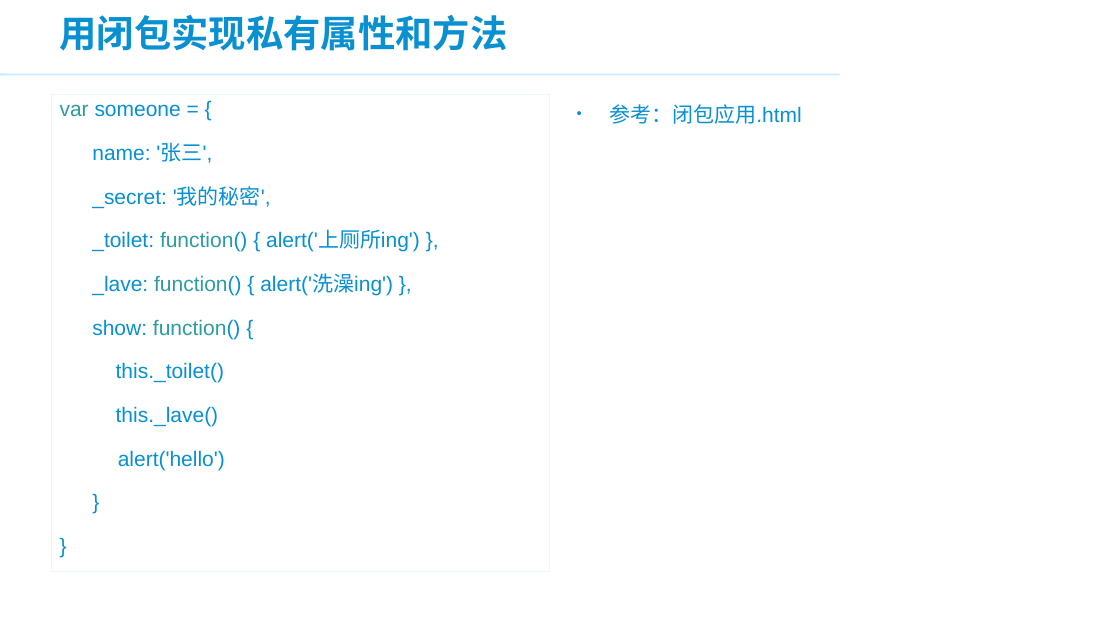
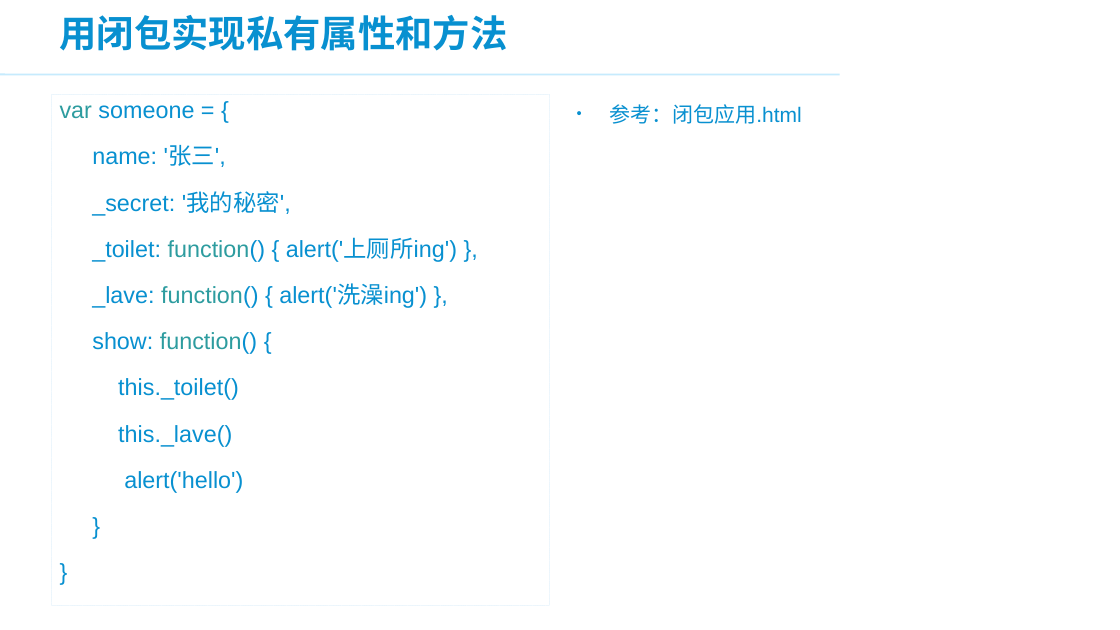
Before and after one commit to panxuepeng/javascript, a slide deck: slide 44 of ppt/3.JavaScript 高级部分.ppt. Drawn at 1120x630 pixels with LibreOffice and Linux fonts; fonts in the diff are those of the drawing; background and template pictures are left out. Boxes give left, top, right and bottom in pixels: in the first picture for what was removed or moved away, otherwise in the second. Text is boxed around its words. In the diff, an @@ line names an element or a change of style, - is before the commit and + after.

```diff
--- a/ppt/3.JavaScript 高级部分.ppt
+++ b/ppt/3.JavaScript 高级部分.ppt
@@ text "var someone = {": place and size @@
-text "var someone = {" at <box>51,94,549,571</box>
+text "var someone = {" at <box>51,94,549,604</box>
@@ text "var someone = {" at <box>51,94,549,604</box>: size 18 to 20 pt @@
```
Also in this commit, not shown: 7 other slides changed, 2 slides added, 2 slides removed, 5 other files.
